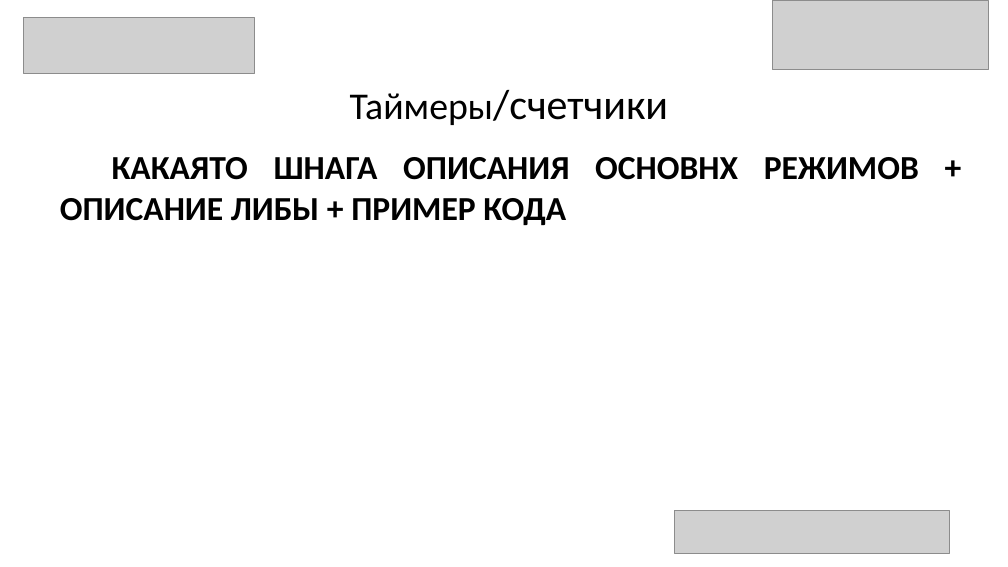
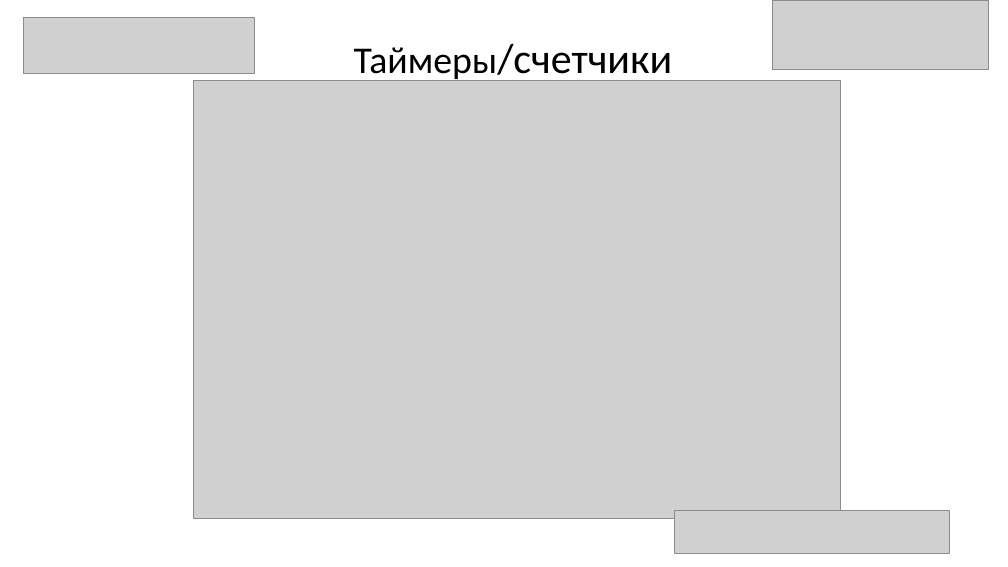
Before and after one commit to AZLeha/WinterSchool, a slide deck: slide 20 of Презентация.pptx (slide 19 before the commit). Drawn at 1008x567 pixels with LibreOffice and Linux fonts; fonts in the diff are those of the drawing; grey boxes stand for pictures. Boxes give left, top, right and bottom in pixels: in the first picture for what was removed or moved away, otherwise in the second. Text is boxed around its words. In the diff, an @@ line names an element or a change of style, - is before the commit and + after.

Commit message:
Преза + исходники
Материал вроде готов. Допилить документацию и закинуть в презу примеры

```diff
--- a/Презентация.pptx
+++ b/Презентация.pptx
@@ title "Таймеры/счетчики" rewrapped from (350, 90, 668, 125) to (354, 44, 672, 84) @@
@@ picture added at (194, 80, 840, 518) @@
@@ text removed at (60, 157, 919, 225) @@
-КАКАЯТО ШНАГА ОПИСАНИЯ ОСНОВНХ РЕЖИМОВ + ОПИСАНИЕ ЛИБЫ + ПРИМЕР КОДА
```
Also in this commit, not shown: 3 other slides changed, 12 slides added, 1 slide removed, 11 other files.
